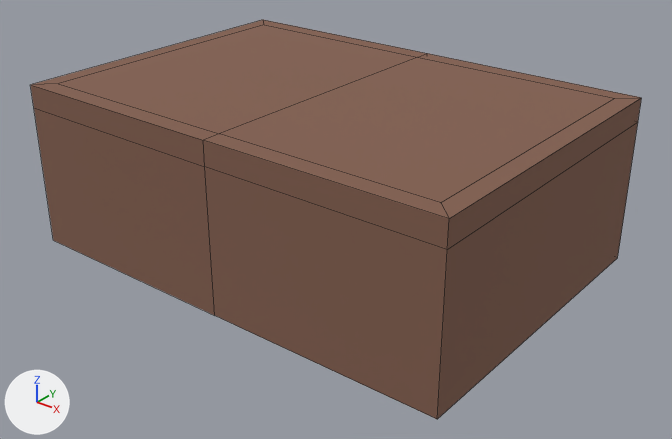
Before and after pictures for a commit that changed the FBX model Assets/Prefabs/Models/trap_box.fbx.
Rendered twice from a 50 mm lens placed at (1.38, -1.702, 1.147), pointed at (0.044, -0.031, 0.111). Lighting does not change. The marker at lower left points along +X, +Y and +Z. The older version comes first. Mesh edges are drawn as thin lines. Where no turn or scale is listed for an object, it has been applied to the vertices.

The scene before the commit, as lines of its bpy script (objects in view):
```python
me_cube_011 = bpy.data.meshes.new('Cube.011')
me_cube_011.from_pydata(...)  # 36 vertices, 34 faces; spans x -0.615..0.615, y -0.428..0.428, z -0.001..0.435
me_cube_011.materials.append(mat_trap_box)  # brown #835f4f
me_cube_012 = bpy.data.meshes.new('Cube.012')
me_cube_012.from_pydata(...)  # a box spanning x 0.024..0.591, y -0.38..0.38, z -0.03..0.03
me_cube_012.materials.append(mat_trap_box)  # brown #835f4f
me_cube_013 = bpy.data.meshes.new('Cube.013')
me_cube_013.from_pydata(...)  # a box spanning x -0.591..-0.024, y -0.38..0.38, z -0.03..0.03
me_cube_013.materials.append(mat_trap_box)  # brown #835f4f
ob_lid_l = bpy.data.objects.new('Lid.L', me_cube_012)
ob_lid_l.location = (-0.591, 0.0, 0.405)
ob_lid_r = bpy.data.objects.new('Lid.R', me_cube_013)
ob_lid_r.location = (0.591, 0.0, 0.405)
ob_trap_box = bpy.data.objects.new('Trap_Box', me_cube_011)
ob_trap_box.location = (0.0, 0.0, 0.0)
```
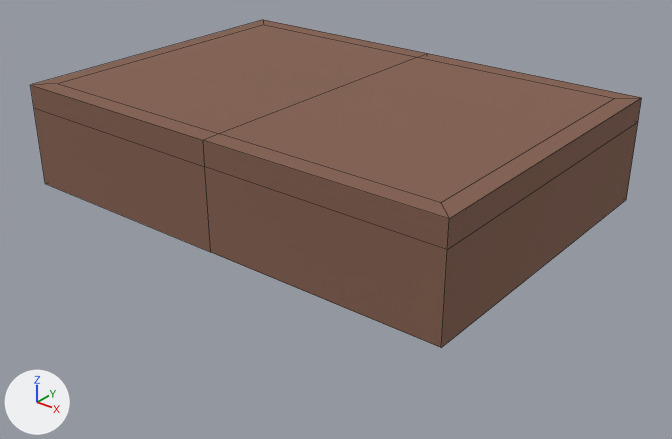
The newer file is also turned or shifted as a whole; pictures and numbers use the older file's frame.

Where the change shows, as pixel boxes (x1, y1, x2, y2) in the pictures (672 x 439 px; the box of a moved part takes in the faces that stretch with it):
'Trap_Box', reshaped (18% shorter)
    before: (31, 20, 641, 419)
    after: (31, 20, 641, 348)
part 1 of me_cube_011, moved or reshaped
    before: (45, 180, 627, 419)
    after: (45, 180, 627, 348)

What the commit changed:
me_cube_011 is used by ob_trap_box; location (0.0, 0.0, 0.0).
me_cube_011 had 36 vertices, 34 faces and spanned x -0.615..0.615, y -0.428..0.428, z -0.001..0.435.
me_cube_011 now has 36 vertices, 34 faces and spans x -0.615..0.615, y -0.428..0.428, z 0.166..0.435.
me_cube_011 part 1: all 12 vertices in x -0.615..0.615, y -0.428..0.428, z -0.001..0.06 are moved by (0.0, 0.0, 0.167).
